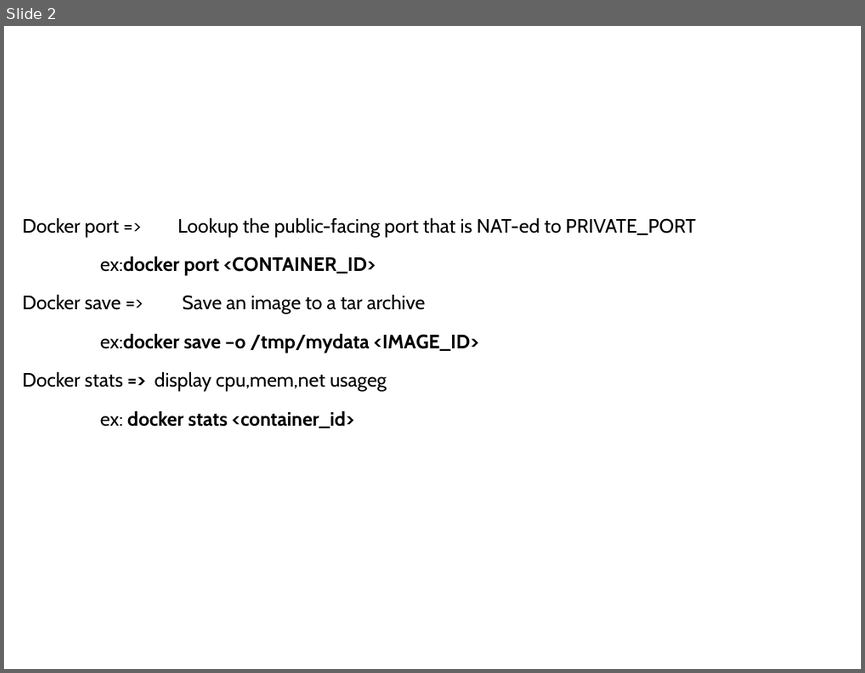
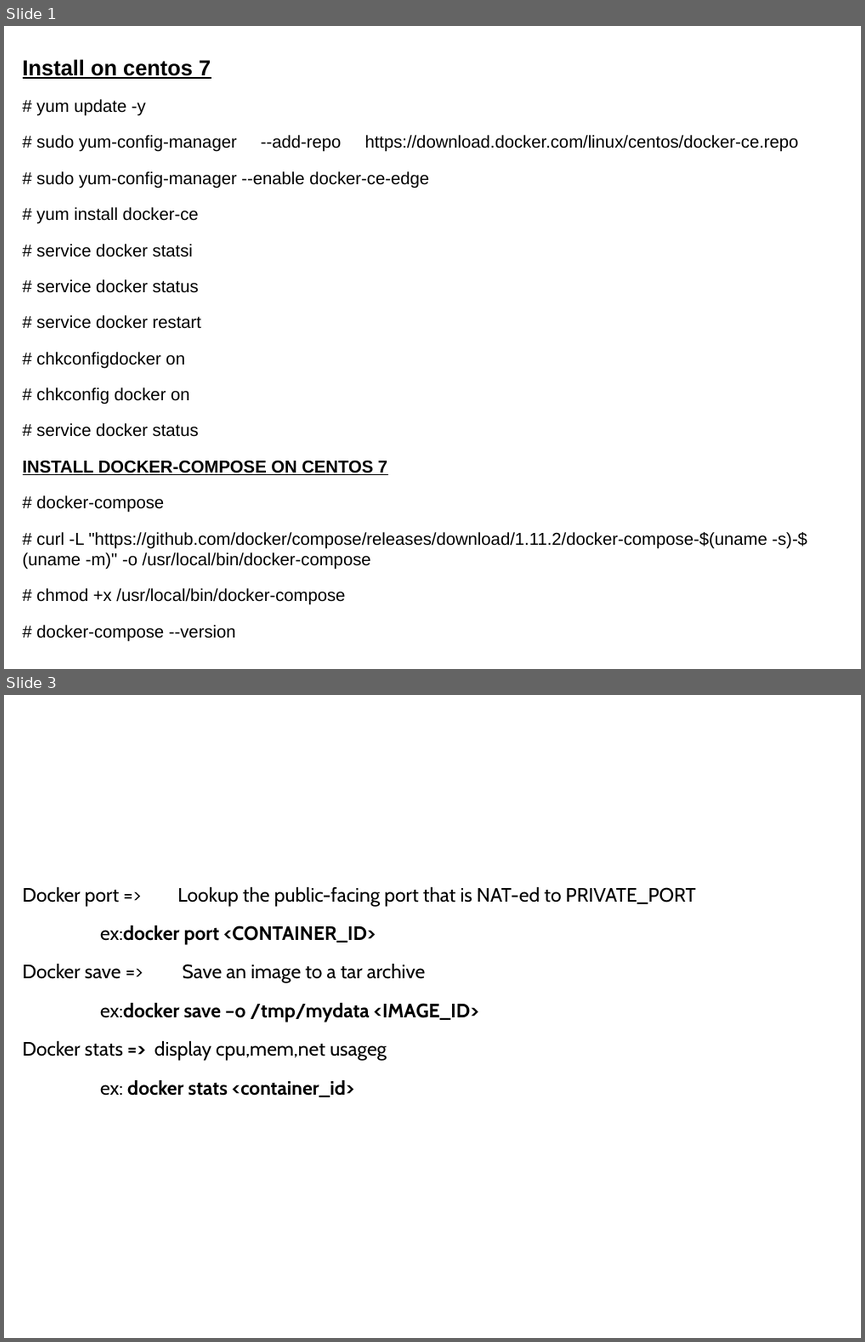
Before and after one commit to hackersdatabase007/mayank, a slide deck: Docker/MY_DOCKERS.pptx. Shown one above the other, each under a label of ours: slide 2 before the commit, slides 1 and 3 after it; the slides between them are not shown. The pictures are 865x673 and 865x1342 pixels, drawn with LibreOffice and Linux fonts; fonts in the diff are those of the drawing. Boxes give left, top, right and bottom in pixels: in the first picture for what was removed or moved away, otherwise in the second. Text is boxed around its words. In the diff, an @@ line names an element or a change of style, - is before the commit and + after.

```diff
--- a/Docker/MY_DOCKERS.pptx
+++ b/Docker/MY_DOCKERS.pptx
@@ slide 1 added at [4, 26, 861, 669], background #FFFFFF @@
@@ subtitle added at [23, 59, 807, 641], 16 pt, text #000000 @@
+Install on centos 7
+# yum update -y
+# sudo yum-config-manager --add-repo https://download.docker.com/linux/centos/docker-ce.repo
+# sudo yum-config-manager --enable docker-ce-edge
+# yum install docker-ce
+# service docker statsi
+# service docker status
+# service docker restart
+# chkconfigdocker on
+# chkconfig docker on
+# service docker status
+INSTALL DOCKER-COMPOSE ON CENTOS 7
+# docker-compose
+# curl -L "https://github.com/docker/compose/releases/download/1.11.2/docker-compose-$(uname -s)-$(uname -m)" -o /usr/local/bin/docker-compose
+# chmod +x /usr/local/bin/docker-compose
+# docker-compose --version
@@ what was slide 2 is now slide 3 @@
```
Also in this commit, not shown: 6 slides changed, 1 other slide added, 1 slide removed.
